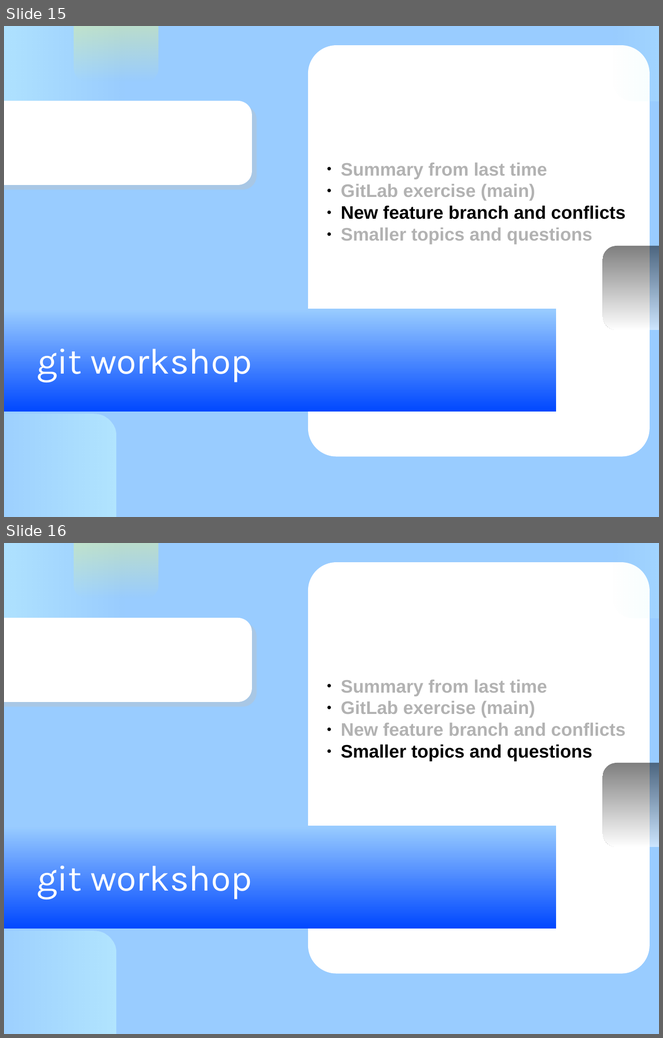
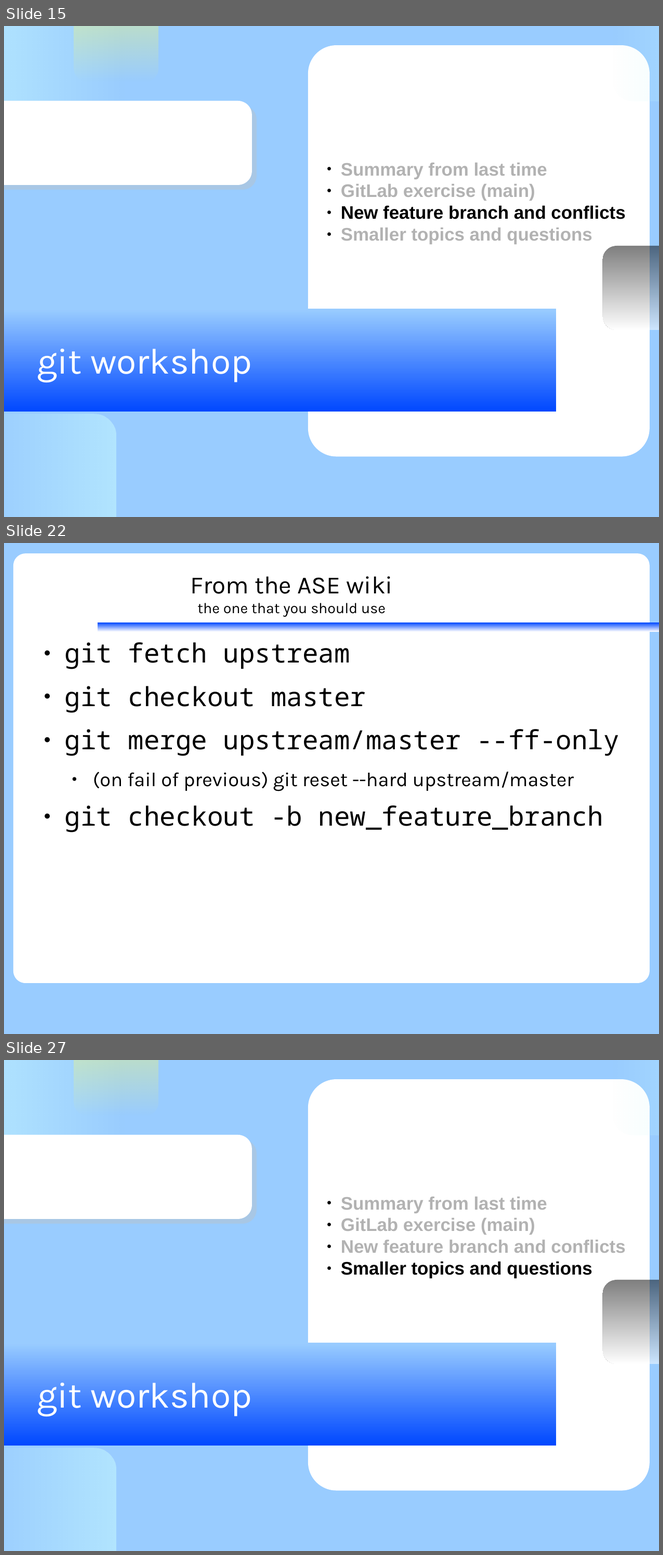
Before and after one commit to KennethNielsen/presentations, a slide deck: gitworkshop/gitworkshop.odp. Shown one above the other, each under a label of ours: slides 15 and 16 before the commit, slides 15, 22 and 27 after it; the slides between them are not shown. The pictures are 663x1038 and 663x1555 pixels, drawn with LibreOffice and Linux fonts; fonts in the diff are those of the drawing; background and template pictures are left out. Boxes give left, top, right and bottom in pixels: in the first picture for what was removed or moved away, otherwise in the second. Text is boxed around its words. In the diff, an @@ line names an element or a change of style, - is before the commit and + after.

```diff
--- a/gitworkshop/gitworkshop.odp
+++ b/gitworkshop/gitworkshop.odp
@@ slide 22 added at box(4, 543, 659, 1034), background #99CCFF @@
@@ rounded rectangle added at box(13, 554, 650, 983), fill #FFFFFF @@
@@ title added at box(190, 576, 393, 617), 18 pt, text #000000 @@
+From the ASE wiki
+the one that you should use
@@ rectangle added at box(98, 623, 659, 632), fill gradient #FFFFFF to #0047FF @@
@@ text added at box(65, 642, 619, 833), 32 pt, text #000000 @@
+● git fetch upstream
+● git checkout master
+● git merge upstream/master --ff-only
+  ● (on fail of previous) git reset --hard upstream/master
+● git checkout -b new_feature_branch
@@ what was slide 16 is now slide 27 @@
```
Also in this commit, not shown: 10 other slides added, 2 other files.
